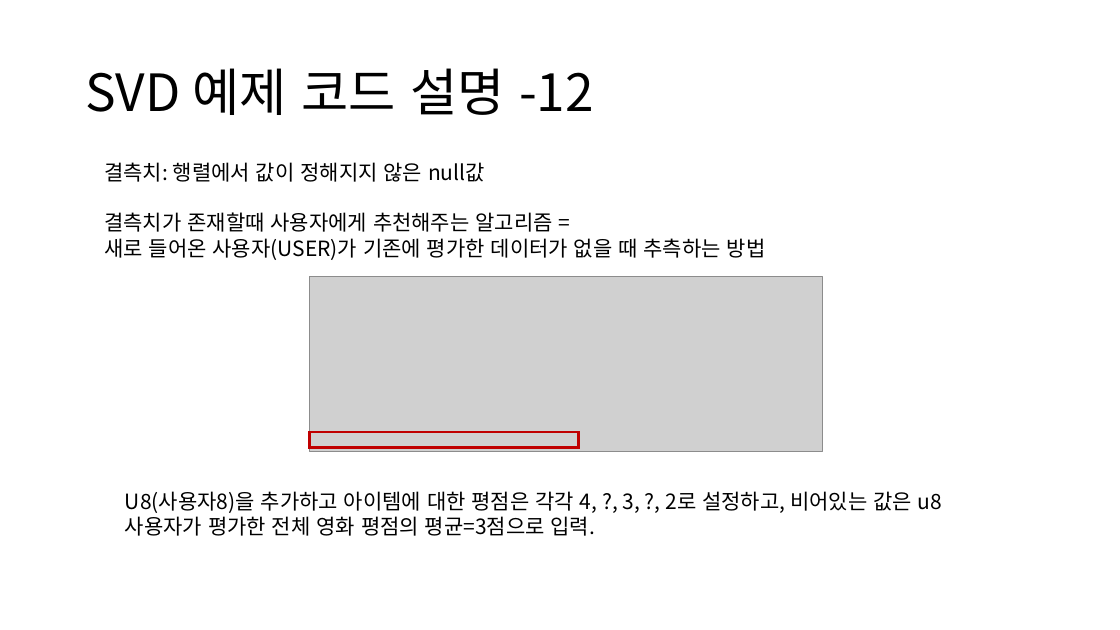
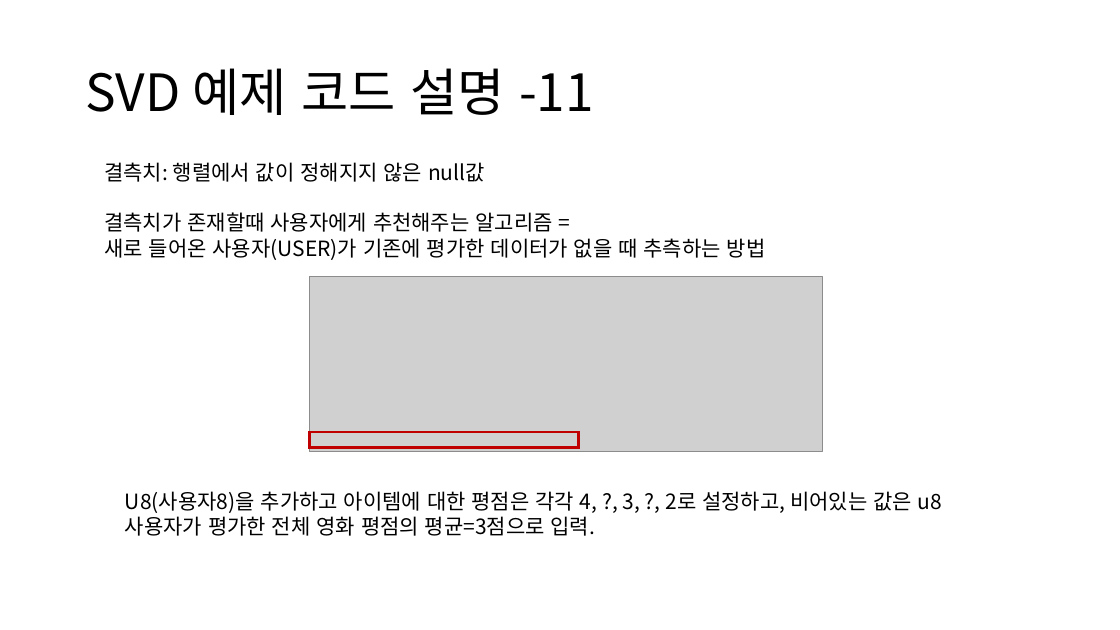
Before and after one commit to CheonSeounghyun/Coordination-Recommend, a slide deck: slide 16 of doc/12week.pptx (slide 17 before the commit). Drawn at 1120x630 pixels with LibreOffice and Linux fonts; fonts in the diff are those of the drawing; grey boxes stand for pictures. Boxes give left, top, right and bottom in pixels: in the first picture for what was removed or moved away, otherwise in the second. Text is boxed around its words. In the diff, an @@ line names an element or a change of style, - is before the commit and + after.

Commit message:
ppt

```diff
--- a/doc/12week.pptx
+++ b/doc/12week.pptx
@@ title at <box>85,68,594,115</box>: text changed @@
-SVD 예제 코드 설명 -12
+SVD 예제 코드 설명 -11
```
Also in this commit, not shown: 12 other slides changed, 1 slide removed.
